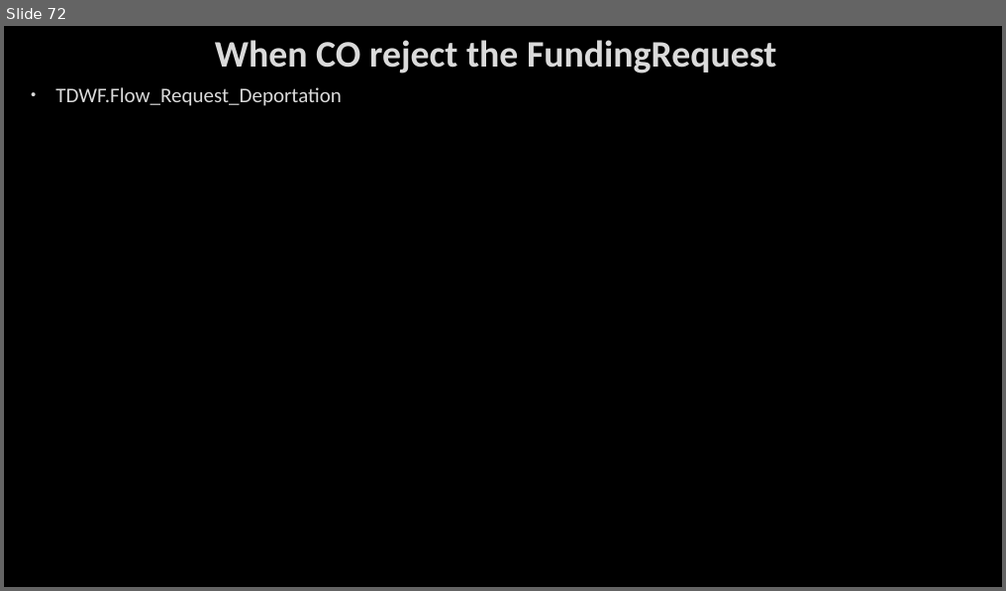
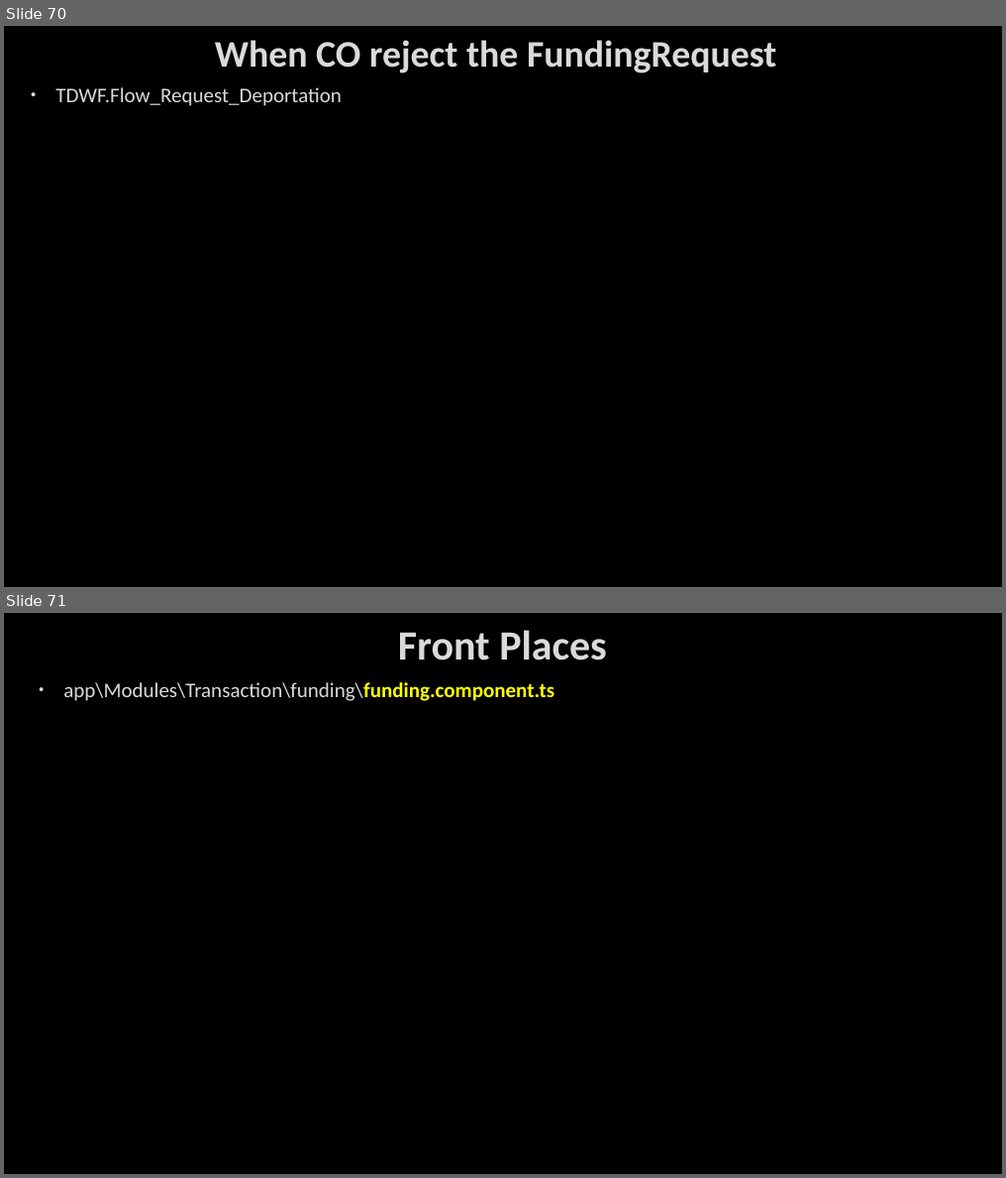
Before and after one commit to AhmedMohamedSamir1/Summary, a slide deck: Dot Net/Business.pptx. Shown one above the other, each under a label of ours: slide 72 before the commit, slides 70 and 71 after it. The pictures are 1006x591 and 1006x1178 pixels, drawn with LibreOffice and Linux fonts; fonts in the diff are those of the drawing; background and template pictures are left out. Boxes give left, top, right and bottom in pixels: in the first picture for what was removed or moved away, otherwise in the second. Text is boxed around its words. In the diff, an @@ line names an element or a change of style, - is before the commit and + after.

```diff
--- a/Dot Net/Business.pptx
+++ b/Dot Net/Business.pptx
@@ slide 71 added at (4,613,1002,1174), background picture (left out) @@
@@ title added at (398,630,607,661), 40 pt, text #DADADA, bold @@
+Front Places
@@ text added at (63,682,554,701), 20 pt, text #DADADA @@
+• app\Modules\Transaction\funding\funding.component.ts
@@ what was slide 72 is now slide 70 @@
```
Also in this commit, not shown: 6 slides changed, 4 other slides added, 4 other files.
